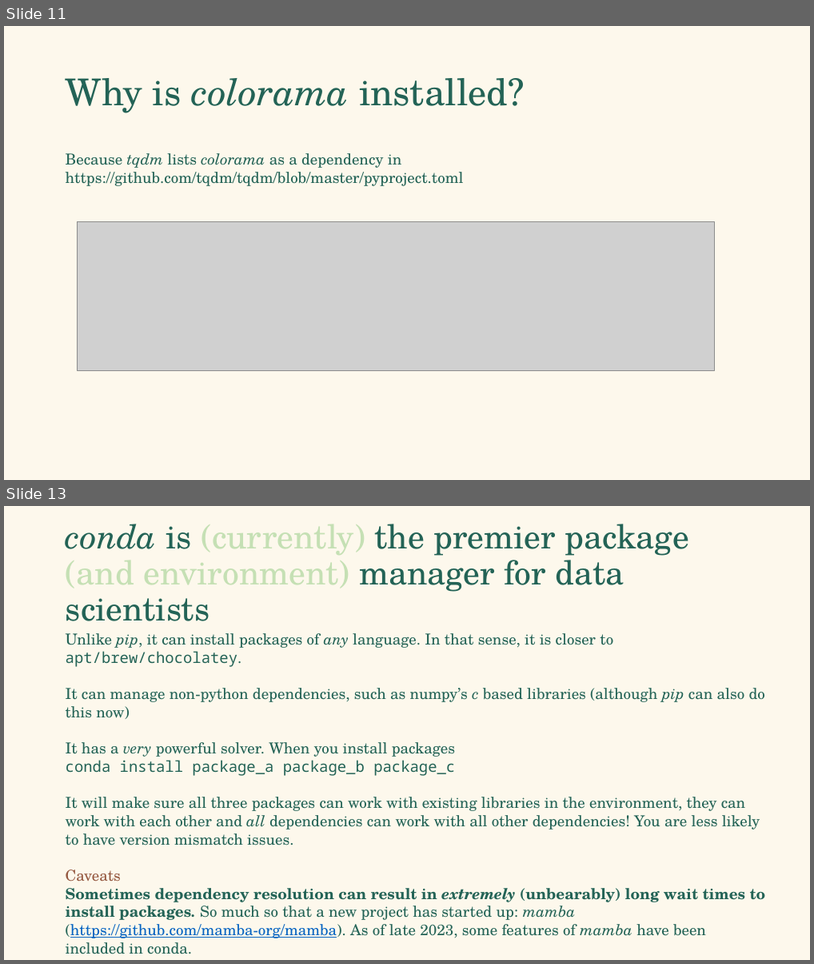
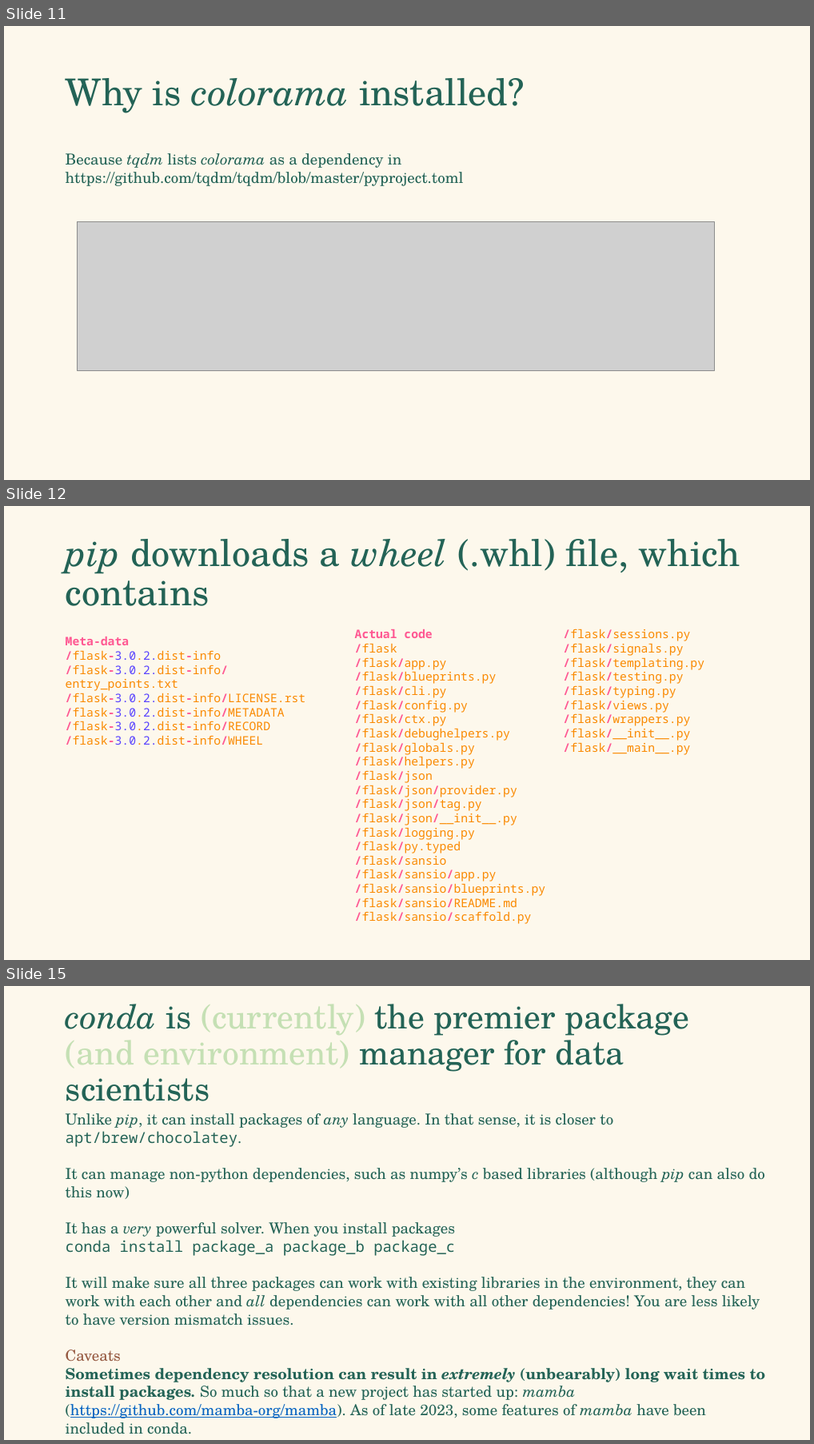
Before and after one commit to falconair/ProgrammingForAnalytics, a slide deck: lectures/080_env_pkg_management/Python environment and package management.pptx. Shown one above the other, each under a label of ours: slides 11 and 13 before the commit, slides 11, 12 and 15 after it; the slides between them are not shown. The pictures are 814x964 and 814x1444 pixels, drawn with LibreOffice and Linux fonts; fonts in the diff are those of the drawing; grey boxes stand for pictures. Boxes give left, top, right and bottom in pixels: in the first picture for what was removed or moved away, otherwise in the second. Text is boxed around its words. In the diff, an @@ line names an element or a change of style, - is before the commit and + after.

```diff
--- a/lectures/080_env_pkg_management/Python environment and package management.pptx
+++ b/lectures/080_env_pkg_management/Python environment and package management.pptx
@@ slide 12 added at bbox=[4, 506, 810, 960], background #FDF8EC @@
@@ title added at bbox=[66, 539, 741, 606], 44 pt, text #236356 @@
+pip downloads a wheel (.whl) file, which contains
@@ text added at bbox=[66, 636, 306, 744], 14 pt, text #FA8900 @@
+Meta-data
+/flask-3.0.2.dist-info
+/flask-3.0.2.dist-info/entry_points.txt
+/flask-3.0.2.dist-info/LICENSE.rst
+/flask-3.0.2.dist-info/METADATA
+/flask-3.0.2.dist-info/RECORD
+/flask-3.0.2.dist-info/WHEEL
@@ text added at bbox=[355, 628, 705, 924], 14 pt, text #FA8900 @@
+Actual code
+/flask
+/flask/app.py
+/flask/blueprints.py
+/flask/cli.py
+/flask/config.py
+/flask/ctx.py
+/flask/debughelpers.py
+/flask/globals.py
+/flask/helpers.py
+/flask/json
+/flask/json/provider.py
+/flask/json/tag.py
+/flask/json/__init__.py
+/flask/logging.py
+/flask/py.typed
+/flask/sansio
+/flask/sansio/app.py
+/flask/sansio/blueprints.py
+/flask/sansio/README.md
+/flask/sansio/scaffold.py
+/flask/sessions.py
+/flask/signals.py
+/flask/templating.py
+/flask/testing.py
+/flask/typing.py
+/flask/views.py
+/flask/wrappers.py
+/flask/__init__.py
+/flask/__main__.py
@@ what was slide 13 is now slide 15 @@
```
Also in this commit, not shown: 5 slides changed, 29 other slides added.
